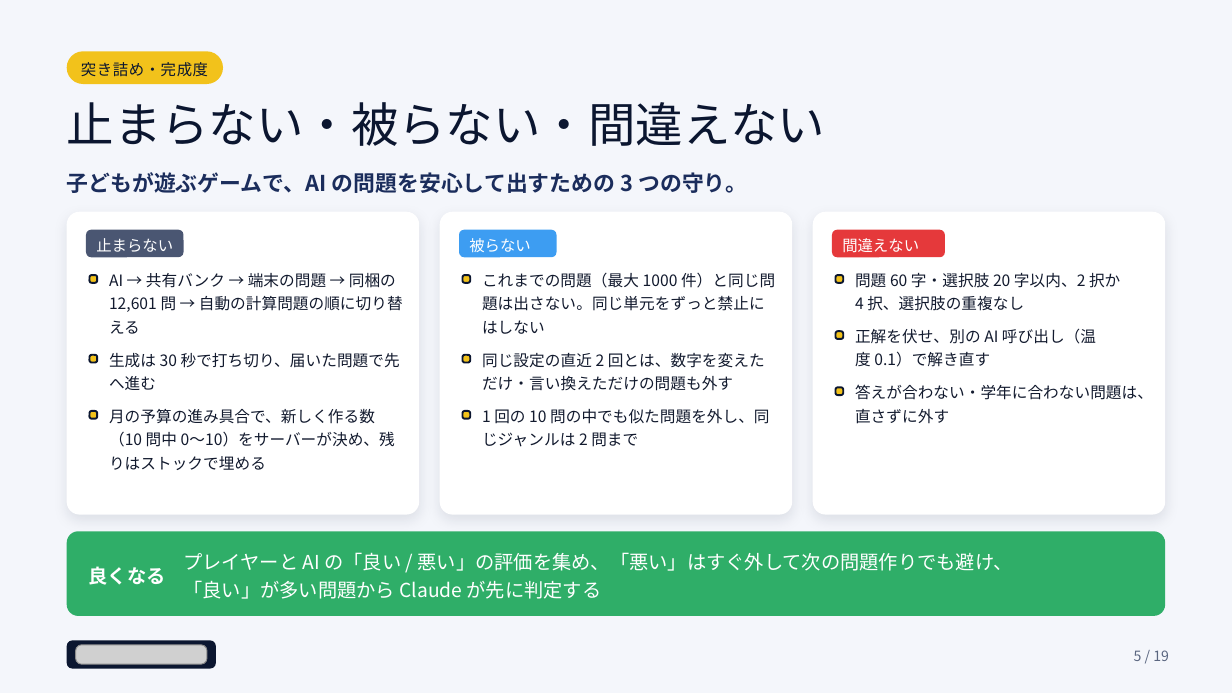
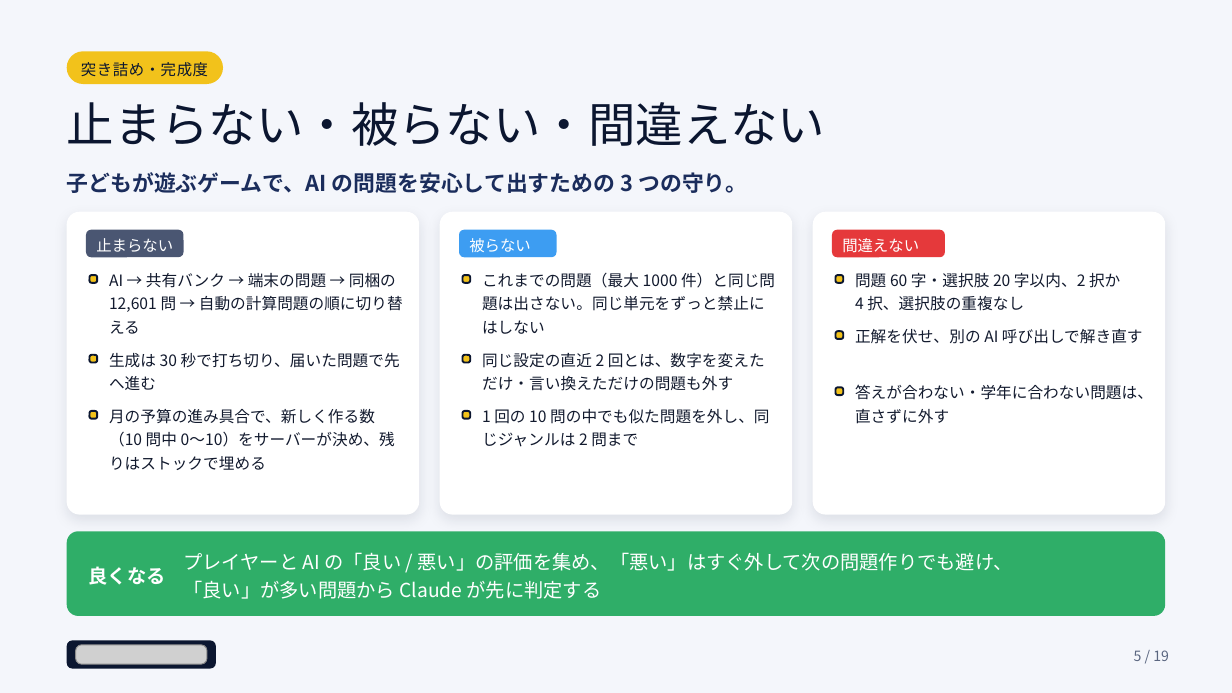
Before and after one commit to YuKatsumoto/AIQUIZ, a slide deck: slide 5 of AIQUIZ-Godot/docs/submission/02_アピール資料.pptx. Drawn at 1232x693 pixels with LibreOffice and Linux fonts; fonts in the diff are those of the drawing; grey boxes stand for pictures. Boxes give left, top, right and bottom in pixels: in the first picture for what was removed or moved away, otherwise in the second. Text is boxed around its words. In the diff, an @@ line names an element or a change of style, - is before the commit and + after.

```diff
--- a/AIQUIZ-Godot/docs/submission/02_アピール資料.pptx
+++ b/AIQUIZ-Godot/docs/submission/02_アピール資料.pptx
@@ text at [855, 329, 1143, 344]: text changed @@
-正解を伏せ、別の AI 呼び出し（温度 0.1）で解き直す
+正解を伏せ、別の AI 呼び出しで解き直す
```
Also in this commit, not shown: 6 other slides changed, 1 slide removed, 39 other files.
